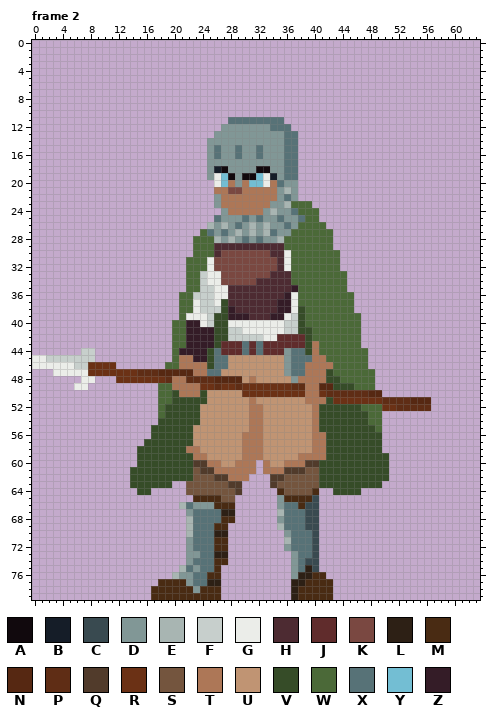
Pixel-art file, stored at Images/AsepriteICON/Character.aseprite. Above is the file before it was changed.
64x80 pixels, 4 frames. Shown: frame 2. The commit also changed other frames, which this record leaves out.
Palette (. is transparent): A #11090d  B #151d28  C #394a50  D #819796  E #a8b5b2  F #c7cfcc  G #ebede9  H #4d2b32  J #602c2c  K #7a4841  L #2d2015  M #492b13  N #562812  P #5f2d15  Q #513b2b  R #6b3115  S #74553e  T #ad7757  U #c09473  V #364c28  W #4b6938  X #577277  Y #73bed3  Z #341c27
After:
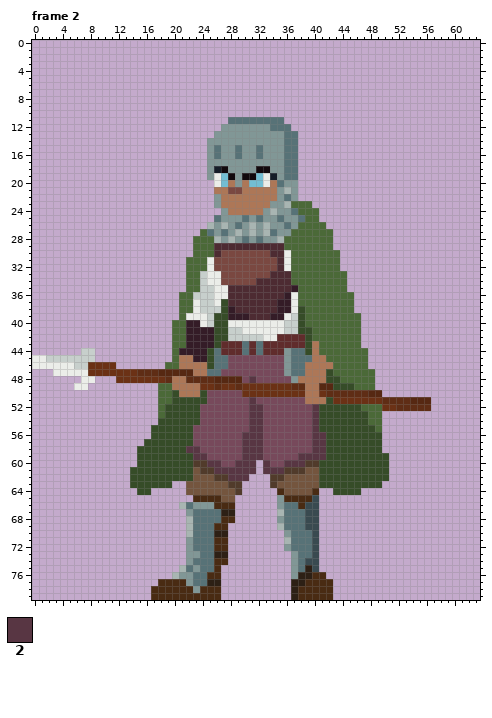
Colours new in this view: 2 #583643
The edit:
@@ palette @@
-U #c09473
+U #77495b
--- frame 2, layer "Legs"
@@ x 20..43 @@
 47 NNNTTXXUUUUUUUUUDXXTTTVW
-48 TTPPPPNNNNUTUUUUUDTTTTVV
+48 TTPPPPNNNNU2UUUUUDTTTTVV
 49 TTTTRRPRRPRRRRRRRPPTTNNV
 50 VTTTVUUUUURRRRRRRRRTTRPP
-51 VVVVVUUUUUUTUUUUUUUTTTVR
-52 VVVVUUUUUUUTTUUUUUUUTVVV
-53 VVVVUUUUUUUTTUUUUUUUTVVV
-54 VVVVUUUUUUUTTUUUUUUUTVVV
-55 VVVUUUUUUUUTTUUUUUUUTVVV
-56 VVVUUUUUUUTTTUUUUUUUTTVV
-57 VVVUUUUUUUTTTUUUUUUUTTVV
-58 VVTTUUUUUUTTTUUUUUUUTTVV
-59 VVVTTUUUUUTTTUUUUUTTTTVV
-60 VVVQQTTUUTTT.TUUTTTQQVVV
-61 VVVSQQTTTTTT.TTTQQQSSVVV
-62 VVVSSSQQTTT...QQSSSSSVVV
+51 VVVVVUUUUUU2UUUUUUUTTTVR
+52 VVVVUUUUUUU22UUUUUUU2VVV
+53 VVVVUUUUUUU22UUUUUUU2VVV
+54 VVVVUUUUUUU22UUUUUUU2VVV
+55 VVVUUUUUUUU22UUUUUUU2VVV
+56 VVVUUUUUUU222UUUUUUU22VV
+57 VVVUUUUUUU222UUUUUUU22VV
+58 VV22UUUUUU222UUUUUUU22VV
+59 VVV22UUUUU222UUUUU2222VV
+60 VVVQQ22UU222.2UU222QQVVV
+61 VVVSQQ222222.222QQQSSVVV
+62 VVVSSSQQ222...QQSSSSSVVV
 63 ..SSSSSSQQ....QSSSSSSVVV
Boxes around the changes in both pictures, in picture pixels (x1, y1, x2, y2):
changed: (186, 355, 326, 481)
